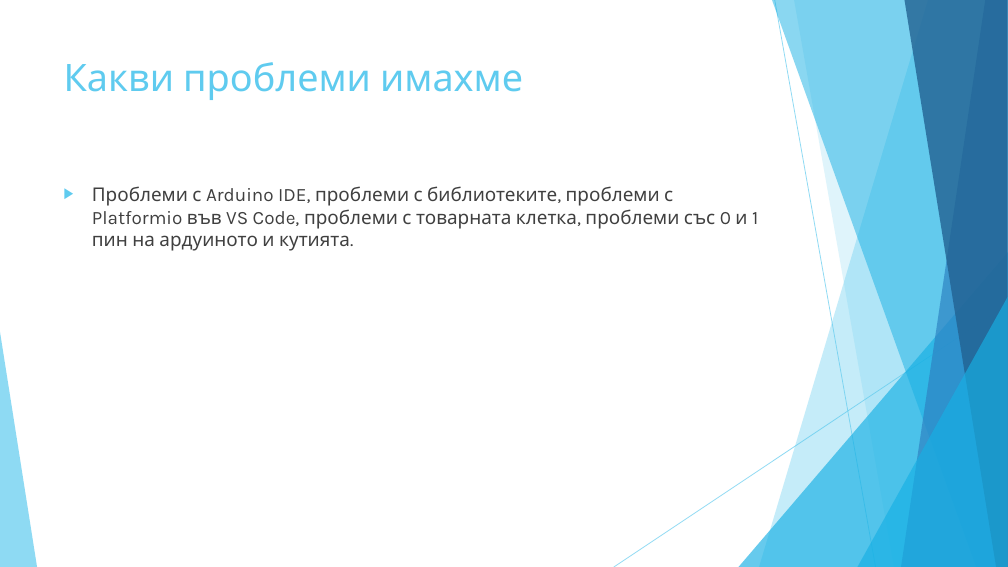
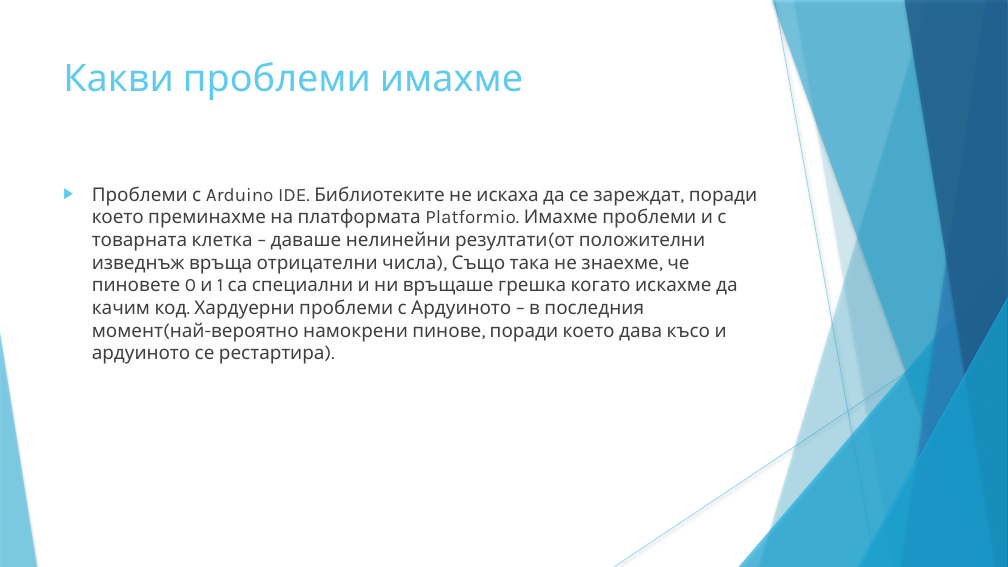
Before and after one commit to Vladikolev0321/Coctail-machine, a slide deck: slide 8 of презентация.pptx. Drawn at 1008x567 pixels with LibreOffice and Linux fonts; fonts in the diff are those of the drawing. Boxes give left, top, right and bottom in pixels: in the first picture for what was removed or moved away, otherwise in the second. Text is boxed around its words. In the diff, an @@ line names an element or a change of style, - is before the commit and + after.

```diff
--- a/презентация.pptx
+++ b/презентация.pptx
@@ line (775, 0) - (876, 567): stroke #5FCBEF 0.75 pt to #5FCBEF 0.74 pt @@
@@ freeform shape at [794, 0, 1008, 567]: shadow on; outline redrawn @@
@@ text at [92, 186, 758, 364]: text changed @@
-▶ Проблеми с Arduino IDE, проблеми с библиотеките, проблеми с Platformio във VS Code, проблеми с товарната клетка, проблеми със 0 и 1 пин на ардуиното и кутията.
+▶ Проблеми с Arduino IDE. Библиотеките не искаха да се зареждат, поради което преминахме на платформата Platformio. Имахме проблеми и с товарната клетка – даваше нелинейни резултати(от положителни изведнъж връща отрицателни числа), Също така не знаехме, че пиновете 0 и 1 са специални и ни връщаше грешка когато искахме да качим код. Хардуерни проблеми с Ардуиното – в последния момент(най-вероятно намокрени пинове, поради което дава късо и ардуиното се рестартира).
@@ line (1008, 305) - (614, 567): stroke #5FCBEF 0.75 pt to #5FCBEF 0.74 pt @@
@@ shadow on in 7 elements at [759, 0, 1008, 567], [739, 252, 1008, 567], [772, 0, 1008, 567], [901, 0, 1008, 567], [904, 0, 1008, 567], [858, 297, 1008, 567], [0, 332, 37, 567] @@
```
Also in this commit, not shown: 8 other slides changed, 1 slide added, 1 slide removed, 7 other files.
